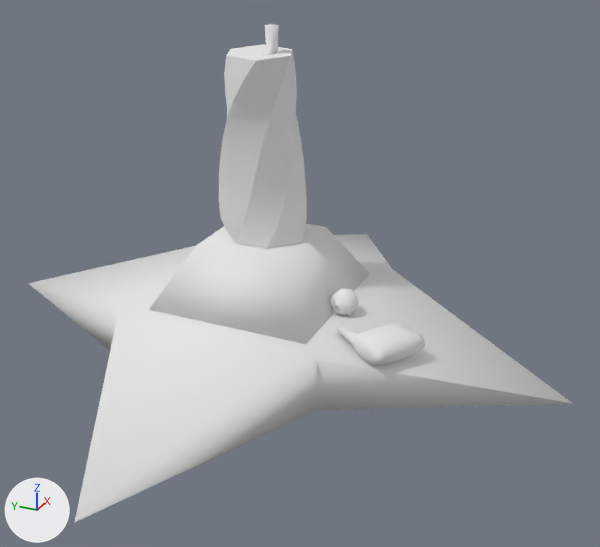
Two versions of the Blender file Assets/Models/src/tower-colon3.blend, one commit apart.
Rendered twice from a 50 mm camera at (-19.46, -10.34, 11.99) aimed at (0.13, -1.52, 2.19). The axes (+X, +Y, +Z) are drawn at lower left. The lights are the same throughout.

In view in the first picture: 'tower-colon'.
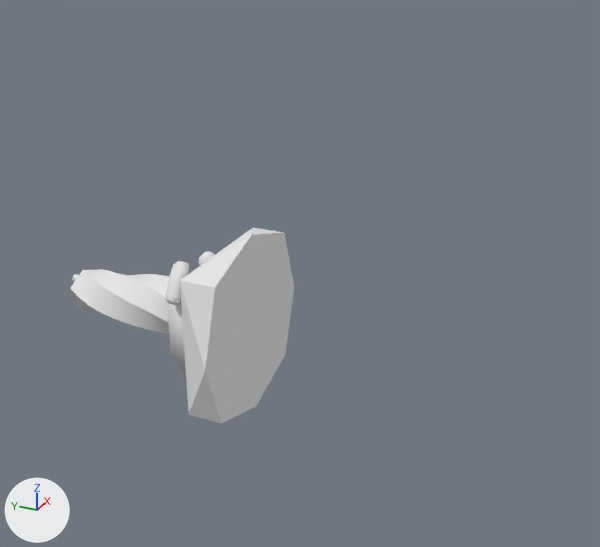
Commit message: Diveros modelos de la torre colon

Changed parts and their boxes (x1, y1, x2, y2) in the pictures (600 x 547 px; the box of a moved part takes in the faces that stretch with it):
'tower-colon', reshaped (59% narrower, 61% shorter): before (28, 24, 573, 522); after (70, 227, 294, 423)
part 1 of me_cube_002, moved or reshaped: before (150, 224, 369, 344); after (167, 302, 186, 378)
part 2 of me_cube_002, moved or reshaped: before (219, 44, 307, 249); after (70, 269, 169, 334)
part 3 of me_cube_002, moved or reshaped: before (262, 24, 279, 55); after (72, 274, 79, 282)
part 4 of me_cube_002, moved or reshaped: before (338, 322, 425, 365); after (165, 261, 189, 305)
part 5 of me_cube_002, moved or reshaped: before (330, 289, 358, 316); after (198, 251, 214, 265)
part 6 of me_cube_002, deleted: before (28, 234, 573, 522)
part 7 of me_cube_002, added: after (180, 227, 294, 423)

The change, as a list of edits to the scene's bpy script:
```text
Change me_cube_002:
    used by ob_tower_colon; location = (0.0, 0.0, 0.0)
    remove me_cube_002.from_pydata(...)  # 537 vertices, 512 faces; spans x -8.8..9.0, y -9.3..8.6, z -0.1..9.0
    add me_cube_002.from_pydata(...)  # 533 vertices, 512 faces; spans x -2.8..3.0, y 0.0..6.5, z -2.6..3.2
    me_cube_002 part 1: the loose piece of 8 vertices spanning x -2.3..2.5, y -2.8..2.0, z 1.5..3.2 is turned -90 degrees about the x axis through the mesh origin and scaled by 0.728
    me_cube_002 part 2: the loose piece of 66 vertices spanning x -1.2..1.3, y -1.7..0.8, z 3.2..8.3 is turned -90 degrees about the x axis through the mesh origin and scaled by 0.728
    me_cube_002 part 3: the loose piece of 33 vertices spanning x -0.3..0.3, y -0.9..-0.6, z 8.3..9.0 is turned -90 degrees about the x axis through the mesh origin and scaled by 0.728
    me_cube_002 part 4: the loose piece of 154 vertices spanning x -2.4..-0.4, y -5.6..-3.4, z 1.1..1.8 is multiplied about its middle by the matrix ((0.583, 0.273, -0.34), (0.209, 0.323, 0.618), (0.383, -0.592, 0.18)), then moved by (-0.2, 5.9, 0.5)
    me_cube_002 part 5: the loose piece of 260 vertices spanning x -0.6..0.1, y -3.4..-2.7, z 1.4..2.1 is turned -90 degrees about the x axis through the mesh origin and scaled by 0.728
    me_cube_002 part 6: the loose piece of 16 vertices spanning x -8.8..9.0, y -9.3..8.6, z -0.1..1.4 is deleted
    me_cube_002 part 7
    12 vertices are added at x -2.8..3.0, y 0.0..1.1, z -2.6..3.2
    18 new faces join them, mat_tower_colonmarmol (its picture is missing)
```
